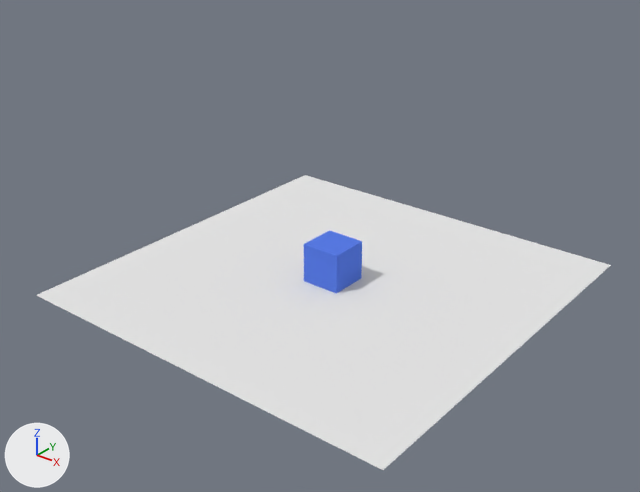
A saved change to the Blender file Mecânica -  (23)/resolucao023a.blend.
Camera for both pictures: a camera (50 mm lens) standing at (23.5, -30.4, 20.4) and looking at (0.7, -1.9, 2.8). The axes (+X, +Y, +Z) are drawn at lower left. The lights are the same throughout.

Script lines for the objects in view, before the commit:
```python
me_cube = bpy.data.meshes.new('Cube')
me_cube.from_pydata(...)  # a box spanning x -1.0..1.0, y -1.0..1.0, z -1.0..1.0
me_cube.materials.append(mat_cube)  # blue #597ce7
me_plane = bpy.data.meshes.new('Plane')
me_plane.from_pydata([(-1.0, -1.0, 0.0), (1.0, -1.0, 0.0), (-1.0, 1.0, 0.0), (1.0, 1.0, 0.0)], [], [(0, 1, 3, 2)])
me_plane.materials.append(mat_ground)  # white #e7e7e7
ob_cube = bpy.data.objects.new('Cube', me_cube)
ob_cube.location = (0.0, 0.0, 1.0)
ob_plane = bpy.data.objects.new('Plane', me_plane)
ob_plane.location = (0.0, 0.0, 0.0)
ob_plane.scale = (10.0, 10.0, 10.0)
```
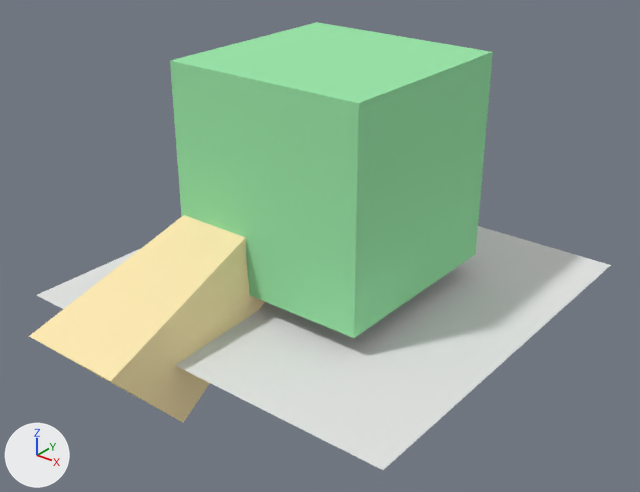
Where the change shows, as pixel boxes [x1, y1, x2, y2] in the pictures (640 x 492 px):
'Cube', reshaped, moved, rescaled (449% wider, 388% taller)
    before: [304, 230, 362, 294]
    after: [170, 22, 493, 338]
'Cube.002', added (beige)
    after: [29, 215, 265, 423]

Diff of the bpy script that builds the scene:
```diff
--- a/Mecânica -  (23)/resolucao023a.blend.py
+++ b/Mecânica -  (23)/resolucao023a.blend.py
@@ mat_material_003 @@
+mat_material_003 = diffuse_material('Material.003')
+mat_material_003.base_color = (0.337, 0.8, 0.409)  # green #9de7ab
@@ mat_material_002 @@
+mat_material_002 = diffuse_material('Material.002')
+mat_material_002.base_color = (1.0, 0.823, 0.459)  # beige #ffeab4
@@ me_cube @@
 # used by ob_cube; location = (0.0, 0.0, 1.0)
-me_cube.from_pydata(...)  # 8 vertices, 6 faces; spans x -1.0..1.0, y -1.0..1.0, z -1.0..1.0
+me_cube.from_pydata(...)  # 12 vertices, 9 faces; spans x -1.0..1.0, y -1.0..1.0, z -1.0..1.0
+# me_cube part 1: 5 faces spanning x -1.0..1.0, y -1.0..1.0, z -1.0..1.0 switch from mat_cube (blue #597ce7) to mat_material_003 (green #9de7ab)
@@ me_cube_002 @@
+me_cube_002.from_pydata([(-0.35, 1.0, -0.23), (-0.81, 1.0, -0.23), (-0.35, 1.0, 0.23), (-0.81, 1.0, 0.23), (-0.06, -1.99, -1.77), (-1.1, -1.99, -1.77), (-0.06, -2.67, -0.98), (-1.1, -2.67, -0.98)], [], [(2, 3, 7, 6), (0, 2, 6, 4), (1, 3, 7, 5), (0, 1, 5, 4)])
+me_cube_002.materials.append(mat_material_002)  # beige #ffeab4
@@ ob_cube @@
 ob_cube = bpy.data.objects.new('Cube', me_cube)
-ob_cube.location = (0.0, 0.0, 1.0)
+ob_cube.location = (0.0, 0.0, 6.0)
+ob_cube.scale = (5.0, 5.0, 5.0)
@@ ob_cube_002 @@
+ob_cube_002 = bpy.data.objects.new('Cube.002', me_cube_002)
+ob_cube_002.location = (0.0, 0.0, 6.0)
+ob_cube_002.scale = (5.0, 5.0, 5.0)
```
